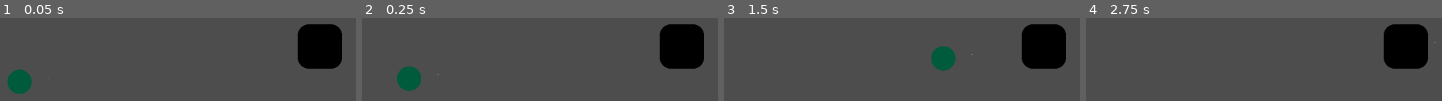
Above: before the commit, frames 1-4 (left to right).
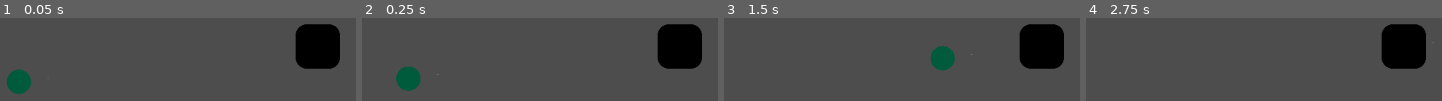
Above: after the commit, the same moments.

Repository: GamerKT4/j-ust-a-nyth-in-g
Game: Godot game, scene res://Scenes/main.tscn
The game is run twice, just before and just after one commit, with the same random seed, the same clock (stepped at 60 frames per second) and the same inputs.
Inputs:
- Up to frame 1 (0.05 s): no input
- Up to frame 2 (0.25 s): no input
- Up to frame 3 (1.5 s): no input
- Up to frame 4 (2.75 s): no input

The runs differ from the first frame. In frame 1, 0.9% of the frame differs, in the area x 1-97%, y 7-92%; in frame 2, 0.9%; in frame 3, 0.9%, in the area x 57-97%, y 7-64%; in frame 4, 0.8%.

Commit message:
Added Camer2D centering the house.
Added Camer2D focused on house so windows resizing doesn't get the house out of view

Diff:
--- a/Scenes/main.tscn
+++ b/Scenes/main.tscn
@@ -2,8 +2,12 @@
 
 [ext_resource type="PackedScene" uid="uid://o1tgb47x11t5" path="res://Scenes/house.tscn" id="1_bo1nx"]
 [ext_resource type="PackedScene" uid="uid://clmjh4dicufxh" path="res://Scenes/basic_bug.tscn" id="2_8gbba"]
+[ext_resource type="Script" uid="uid://cvbthhdl3gv2a" path="res://Scripts/house.gd" id="3_8gbba"]
 
 [node name="Main" type="Node2D" unique_id=357547061]
+
+[node name="Camera2D" type="Camera2D" parent="." unique_id=110946340]
+position = Vector2(577, 324)
 
 [node name="World" type="Node" parent="." unique_id=949143815]
 
@@ -12,5 +16,6 @@
 
 [node name="house" parent="World" unique_id=806136155 instance=ExtResource("1_bo1nx")]
 unique_name_in_owner = true
-position = Vector2(578, 324)
+position = Vector2(576, 324)
 scale = Vector2(1, 1)
+script = ExtResource("3_8gbba")
